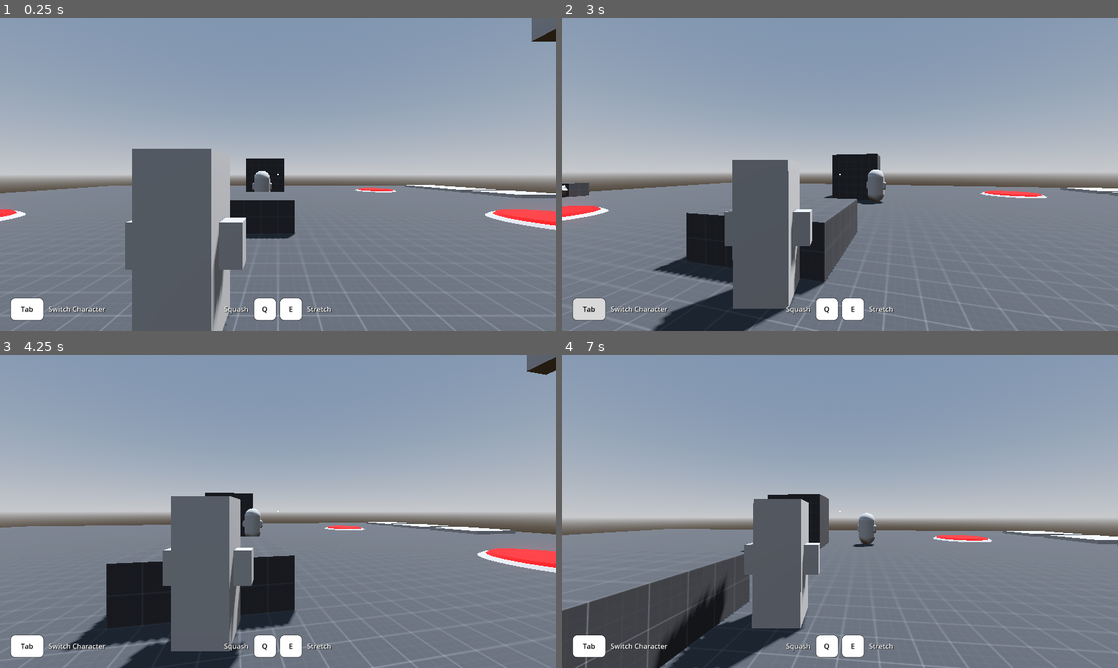
Above: before the commit, frames 1-4 (two rows, left to right).
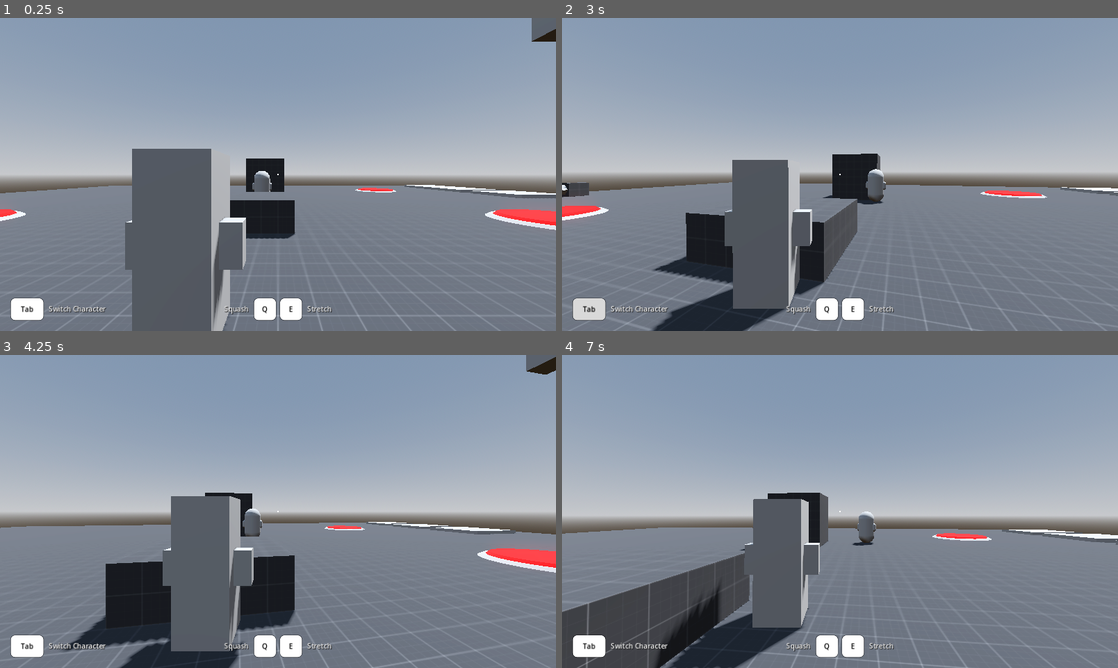
Above: after the commit, the same moments.

Repository: TheNickOfTime/design-challenge-jan
Game: Godot game, scene res://Scenes/test.tscn
The game is run twice, just before and just after one commit, with the same random seed, the same clock (stepped at 60 frames per second) and the same inputs.
Inputs (mouse positions are in pixels of both pictures, inside the frame that each line leads up to):
- Up to frame 1 (0.25 s): no input
- Up to frame 2 (3 s): move the mouse to (867, 174) at 0.52 s; hold F (character_command) 0.53-1.28 s; hold W (move_forward) from 0.53 s (still down); click (867, 174) at 0.67 s; move the mouse to (812, 174) at 1.27 s; tap Tab (character_switch) at 1.35, 2.85 s; click (812, 174) at 1.42 s; move the mouse to (851, 168) at 2.02 s; hold F (character_command) 2.03-2.78 s; click (851, 168) at 2.17 s; move the mouse to (834, 180) at 2.77 s; click (834, 180) at 2.92 s
- Up to frame 3 (4.25 s): keep holding W (move_forward); move the mouse to (316, 514) at 3.52 s; hold F (character_command) from 3.53 s (still down); click (316, 514) at 3.67 s
- Up to frame 4 (7 s): tap Enter at 4.25 s; move the mouse to (795, 508) at 4.27 s; release F (character_command) at 4.28 s; tap Tab (character_switch) at 4.35, 5.85 s; click (795, 508) at 4.42 s; move the mouse to (845, 511) at 5.02 s; hold F (character_command) 5.03-5.78 s; click (845, 511) at 5.17 s; move the mouse to (817, 505) at 5.77 s; release W (move_forward) at 5.78 s; hold D (move_right) 5.78-6.53 s; click (817, 505) at 5.92 s; move the mouse to (867, 511) at 6.52 s; hold W (move_forward) from 6.53 s (still down); hold F (character_command) from 6.53 s (still down); click (867, 511) at 6.67 s

The runs differ from the first frame. In frame 1, 0.2% of the frame differs, in the area x 3-60%, y 92-95%; in frame 2, 0.4%; in frame 3, 0.3%; in frame 4, 2.3%, in the area x 0-100%, y 44-100%.

Commit message:
Fixing character not activating triggers while dividing

Diff:
--- a/Prefab/Puzzle Pieces/trigger_button.tscn
+++ b/Prefab/Puzzle Pieces/trigger_button.tscn
@@ -62,7 +62,7 @@
 
 [node name="Trigger_Button" type="Area3D" node_paths=PackedStringArray("triggerable")]
 transform = Transform3D(1, 0, 0, 0, 1, 0, 0, 0, 1, 12.1, 0.5, 0)
-collision_mask = 6
+collision_mask = 38
 script = ExtResource("1_1riqd")
 triggerable = NodePath("../Node3D")
 trigger_method = 0
--- a/Prefab/dummy_character.tscn
+++ b/Prefab/dummy_character.tscn
@@ -26,24 +26,37 @@
 transform = Transform3D(1, 0, 0, 0, 1, 0, 0, 0, 1, 0, 1, 0)
 shape = SubResource("CapsuleShape3D_pwp1g")
 
-[node name="StaticBody3D" type="StaticBody3D" parent="."]
+[node name="Dummy_Body" type="RigidBody3D" parent="." groups=["Character"]]
+collision_layer = 32
+collision_mask = 3
+axis_lock_linear_x = true
+axis_lock_linear_y = true
+axis_lock_linear_z = true
+axis_lock_angular_x = true
+axis_lock_angular_y = true
+axis_lock_angular_z = true
+gravity_scale = 0.0
+sleeping = true
+lock_rotation = true
+freeze = true
+freeze_mode = 1
 
-[node name="MeshInstance3D" type="MeshInstance3D" parent="StaticBody3D"]
+[node name="MeshInstance3D" type="MeshInstance3D" parent="Dummy_Body"]
 transform = Transform3D(1, 0, 0, 0, 1, 0, 0, 0, 1, 0, 0.5, 0)
 mesh = SubResource("CapsuleMesh_oyeu5")
 skeleton = NodePath("../..")
 
-[node name="Temp_Arm_01" type="MeshInstance3D" parent="StaticBody3D/MeshInstance3D"]
+[node name="Temp_Arm_01" type="MeshInstance3D" parent="Dummy_Body/MeshInstance3D"]
 transform = Transform3D(1, 0, 0, 0, 1, 0, 0, 0, 1, 0.5, 0, 0)
 mesh = SubResource("CapsuleMesh_yr2ff")
 skeleton = NodePath("../..")
 
-[node name="Temp_Arm_02" type="MeshInstance3D" parent="StaticBody3D/MeshInstance3D"]
+[node name="Temp_Arm_02" type="MeshInstance3D" parent="Dummy_Body/MeshInstance3D"]
 transform = Transform3D(1, 0, 0, 0, 1, 0, 0, 0, 1, -0.5, 0, 0)
 mesh = SubResource("CapsuleMesh_yr2ff")
 skeleton = NodePath("../..")
 
-[node name="CollisionShape3D" type="CollisionShape3D" parent="StaticBody3D"]
+[node name="CollisionShape3D" type="CollisionShape3D" parent="Dummy_Body"]
 transform = Transform3D(1, 0, 0, 0, 1, 0, 0, 0, 1, 0, 0.5, 0)
 shape = SubResource("CylinderShape3D_solm7")
 
--- a/Scenes/test.tscn
+++ b/Scenes/test.tscn
@@ -77,6 +77,12 @@
 }
 point_count = 2
 
+[sub_resource type="ConvexPolygonShape3D" id="ConvexPolygonShape3D_lhq8o"]
+points = PackedVector3Array(0.25, 0.25, 0.125, 0.25, 0.25, -0.125, -0.25, 0.25, 0.125, 0.25, -0.25, 0.125, 0.25, -0.25, -0.125, -0.25, 0.25, -0.125, -0.25, -0.25, 0.125, -0.25, -0.25, -0.125)
+
+[sub_resource type="BoxMesh" id="BoxMesh_iop3r"]
+size = Vector3(0.5, 0.5, 0.25)
+
 [sub_resource type="Curve3D" id="Curve3D_8iwyr"]
 _data = {
 "points": PackedVector3Array(0, 0, 0, 0, 0, 0, 0, 0, 0, 0, 0, 0, 0, 0, 0, -3, 0, 0, 0, 0, 0, 0, 0, 0, -3, 0, 5, 0, 0, 0, 0, 0, 0, -6, 0, 5),
@@ -84,11 +90,12 @@
 }
 point_count = 4
 
-[sub_resource type="ConvexPolygonShape3D" id="ConvexPolygonShape3D_lhq8o"]
-points = PackedVector3Array(0.25, 0.25, 0.125, 0.25, 0.25, -0.125, -0.25, 0.25, 0.125, 0.25, -0.25, 0.125, 0.25, -0.25, -0.125, -0.25, 0.25, -0.125, -0.25, -0.25, 0.125, -0.25, -0.25, -0.125)
-
-[sub_resource type="BoxMesh" id="BoxMesh_iop3r"]
-size = Vector3(0.5, 0.5, 0.25)
+[sub_resource type="Curve3D" id="Curve3D_5eudy"]
+_data = {
+"points": PackedVector3Array(0, 0, 0, 0, 0, 0, 0, 0, 0, 0, 0, 0, 0, 0, 0, 1, 0, 0, 0, 0, 0, 0, 0, 0, 1, 0, 5, 0, 0, 0, 0, 0, 0, -2, 0, 5),
+"tilts": PackedFloat32Array(0, 0, 0, 0)
+}
+point_count = 4
 
 [sub_resource type="StandardMaterial3D" id="StandardMaterial3D_lxk3j"]
 transparency = 1
@@ -115,13 +122,6 @@
 [sub_resource type="ConvexPolygonShape3D" id="ConvexPolygonShape3D_lwhdt"]
 points = PackedVector3Array(0, -0.25, -0.5, -0.5, -0.25, 0, 0, 0.25, 0, 0.5, -0.25, 0, 0, -0.25, 0.5)
 
-[sub_resource type="Curve3D" id="Curve3D_5eudy"]
-_data = {
-"points": PackedVector3Array(0, 0, 0, 0, 0, 0, 0, 0, 0, 0, 0, 0, 0, 0, 0, 1, 0, 0, 0, 0, 0, 0, 0, 0, 1, 0, 5, 0, 0, 0, 0, 0, 0, -2, 0, 5),
-"tilts": PackedFloat32Array(0, 0, 0, 0)
-}
-point_count = 4
-
 [node name="Node3D" type="Node3D"]
 
 [node name="WorldEnvironment" type="WorldEnvironment" parent="."]
@@ -269,78 +269,81 @@
 [node name="Triggerable_Door" parent="Group 4" instance=ExtResource("11_7x5cu")]
 transform = Transform3D(1, 0, 0, 0, 1, 0, 0, 0, 1, 2.5, 0.5, 15)
 
-[node name="Test_Cube" parent="." instance=ExtResource("11_q67xt")]
-process_mode = 4
-
-[node name="Trigger_Button" parent="." node_paths=PackedStringArray("triggerable", "power_line") instance=ExtResource("8_ilwf5")]
+[node name="Group_5" type="Node3D" parent="."]
 transform = Transform3D(1, 0, 0, 0, 1, 0, 0, 0, 1, -11.5, 0.5, 0)
+
+[node name="Trigger_Button" parent="Group_5" node_paths=PackedStringArray("triggerable", "power_line") instance=ExtResource("8_ilwf5")]
+transform = Transform3D(1, 0, 0, 0, 1, 0, 0, 0, 1, 0, 0, 0)
 triggerable = NodePath("../Triggerable_Beam")
-power_line = NodePath("../Power_Line")
-
-[node name="Power_Line" parent="." instance=ExtResource("9_pkmq6")]
-transform = Transform3D(1, 0, 0, 0, 1, 0, 0, 0, 1, -14, 0.5, 0)
-curve = SubResource("Curve3D_8iwyr")
-
-[node name="Trigger_Beam" type="Area3D" parent="." node_paths=PackedStringArray("triggerable", "power_line")]
-transform = Transform3D(1, 0, 0, 0, 1, 0, 0, 0, 1, -21, 1, -4.5)
+power_line = NodePath("../Power_Line_01")
+
+[node name="Trigger_Beam" type="Area3D" parent="Group_5" node_paths=PackedStringArray("triggerable", "power_line")]
+transform = Transform3D(1, 0, 0, 0, 1, 0, 0, 0, 1, -9.5, 0.5, -4.5)
 collision_layer = 17
 collision_mask = 16
 script = ExtResource("13_fhe6q")
 triggerable = NodePath("../Triggerable_Door")
-power_line = NodePath("../Power_Line2")
+power_line = NodePath("../Power_Line_02")
 trigger_method = 1
 
-[node name="CollisionShape3D" type="CollisionShape3D" parent="Trigger_Beam"]
+[node name="CollisionShape3D" type="CollisionShape3D" parent="Group_5/Trigger_Beam"]
 transform = Transform3D(0.707107, 0.707107, 0, -0.707107, 0.707107, 0, 0, 0, 1, 0, 0, 0.125)
 shape = SubResource("ConvexPolygonShape3D_lhq8o")
 
-[node name="Mesh" type="StaticBody3D" parent="Trigger_Beam"]
+[node name="Mesh" type="StaticBody3D" parent="Group_5/Trigger_Beam"]
 collision_layer = 17
 collision_mask = 16
 
-[node name="MeshInstance3D" type="MeshInstance3D" parent="Trigger_Beam/Mesh"]
+[node name="MeshInstance3D" type="MeshInstance3D" parent="Group_5/Trigger_Beam/Mesh"]
 transform = Transform3D(0.707107, 0.707107, 0, -0.707107, 0.707107, 0, 0, 0, 1, 0, 0, 0.125)
 mesh = SubResource("BoxMesh_iop3r")
 
-[node name="CollisionShape3D" type="CollisionShape3D" parent="Trigger_Beam/Mesh"]
+[node name="CollisionShape3D" type="CollisionShape3D" parent="Group_5/Trigger_Beam/Mesh"]
 transform = Transform3D(0.707107, 0.707107, 0, -0.707107, 0.707107, 0, 0, 0, 1, 0, 0, 0.125)
 shape = SubResource("ConvexPolygonShape3D_lhq8o")
 
-[node name="Triggerable_Beam" type="Node3D" parent="."]
-transform = Transform3D(-1, 0, -8.74228e-08, 0, 1, 0, 8.74228e-08, 0, -1, -21, 1, 4.5)
+[node name="Power_Line_01" parent="Group_5" instance=ExtResource("9_pkmq6")]
+transform = Transform3D(1, 0, 0, 0, 1, 0, 0, 0, 1, -2.5, 0, 0)
+curve = SubResource("Curve3D_8iwyr")
+
+[node name="Power_Line_02" parent="Group_5" instance=ExtResource("9_pkmq6")]
+transform = Transform3D(1, 0, 0, 0, 1, 0, 0, 0, 1, -8.5033, 0.00169301, -4.99726)
+curve = SubResource("Curve3D_5eudy")
+
+[node name="Triggerable_Beam" type="Node3D" parent="Group_5"]
+transform = Transform3D(-1, 0, -8.74228e-08, 0, 1, 0, 8.74228e-08, 0, -1, -9.5, 0.5, 4.5)
 script = ExtResource("13_ddtbi")
 
-[node name="Beam" type="Area3D" parent="Triggerable_Beam" groups=["Beam"]]
+[node name="Beam" type="Area3D" parent="Group_5/Triggerable_Beam" groups=["Beam"]]
 transform = Transform3D(1, 0, 0, 0, 1, 0, 0, 0, 1, 0, 0, 0.5)
 collision_layer = 16
 collision_mask = 6
 
-[node name="MeshInstance3D" type="MeshInstance3D" parent="Triggerable_Beam/Beam"]
+[node name="MeshInstance3D" type="MeshInstance3D" parent="Group_5/Triggerable_Beam/Beam"]
 mesh = SubResource("BoxMesh_v4uyk")
 skeleton = NodePath("../../Beam_Origin")
 
-[node name="CollisionShape3D" type="CollisionShape3D" parent="Triggerable_Beam/Beam"]
+[node name="CollisionShape3D" type="CollisionShape3D" parent="Group_5/Triggerable_Beam/Beam"]
 shape = SubResource("BoxShape3D_5wxkn")
 
-[node name="Beam_Origin" type="StaticBody3D" parent="Triggerable_Beam"]
+[node name="Beam_Origin" type="StaticBody3D" parent="Group_5/Triggerable_Beam"]
 transform = Transform3D(-1, 0, -8.74228e-08, 0, 1, 0, 8.74228e-08, 0, -1, 0, 0, 0)
 
-[node name="MeshInstance3D" type="MeshInstance3D" parent="Triggerable_Beam/Beam_Origin"]
+[node name="MeshInstance3D" type="MeshInstance3D" parent="Group_5/Triggerable_Beam/Beam_Origin"]
 transform = Transform3D(1, 0, 0, 0, -4.37114e-08, 1, 0, -1, -4.37114e-08, 0, 0, -0.25)
 mesh = SubResource("CylinderMesh_h6k7t")
 
-[node name="CollisionShape3D" type="CollisionShape3D" parent="Triggerable_Beam/Beam_Origin"]
+[node name="CollisionShape3D" type="CollisionShape3D" parent="Group_5/Triggerable_Beam/Beam_Origin"]
 transform = Transform3D(1, 0, 0, 0, -4.37114e-08, 1, 0, -1, -4.37114e-08, 0, 0, -0.25)
 shape = SubResource("ConvexPolygonShape3D_lwhdt")
 
-[node name="RayCast3D" type="RayCast3D" parent="Triggerable_Beam"]
+[node name="RayCast3D" type="RayCast3D" parent="Group_5/Triggerable_Beam"]
 transform = Transform3D(1, 0, 0, 0, 1, 0, 0, 0, 1, 0, 0, 0.5)
 target_position = Vector3(0, 0, 9)
 collision_mask = 22
 
-[node name="Triggerable_Door" parent="." instance=ExtResource("11_7x5cu")]
-transform = Transform3D(1, 0, 0, 0, 1, 0, 0, 0, 1, -23, 0.5, 0)
-
-[node name="Power_Line2" parent="." instance=ExtResource("9_pkmq6")]
-transform = Transform3D(1, 0, 0, 0, 1, 0, 0, 0, 1, -20.0033, 0.501693, -4.99726)
-curve = SubResource("Curve3D_5eudy")
+[node name="Triggerable_Door" parent="Group_5" instance=ExtResource("11_7x5cu")]
+transform = Transform3D(1, 0, 0, 0, 1, 0, 0, 0, 1, -11.5, 0, 0)
+
+[node name="Test_Cube" parent="." instance=ExtResource("11_q67xt")]
+process_mode = 4
--- a/Scripts/Character.gd
+++ b/Scripts/Character.gd
@@ -137,19 +137,24 @@
 		$CollisionShape3D.shape.height = 1.0
 		$CollisionShape3D.position.y = 0.5
 
+		# Spawn dummy character
+		var dummy_character = preview_character.instantiate()
+		dummy_character.transform = starting_trans
+		dummy_character.name = "Character_Dummy"
+		dummy_character.spawned_character.connect(_on_preview_character_spawned_character)
+		get_parent().add_child(dummy_character)
+
+		await get_tree().physics_frame
+
 		var tween_position = get_tree().create_tween()
-		tween_position.tween_property(self, "position", position + Vector3.UP, 0.25)
 		var tween_camera_offset = get_tree().create_tween()
 		var new_camera_offset = Vector3(0, 0.8, 0)
+		tween_position.tween_property(self, "position", position + Vector3.UP, 0.25)
 		tween_camera_offset.tween_property(self, "camera_offset", new_camera_offset, 0.25)
 		await tween_position.finished
 
-		# Spawn dummy character
-		var dummy_character = preview_character.instantiate()
-		# dummy_character.position = starting_pos
-		dummy_character.transform = starting_trans
-		get_parent().add_child(dummy_character)
-		dummy_character.spawned_character.connect(_on_preview_character_spawned_character)
+		dummy_character.get_node("Dummy_Body").collision_layer = self.collision_layer
+		dummy_character.get_node("Dummy_Body").collision_mask = self.collision_mask
 
 		var tween_body_scale = get_tree().create_tween()
 		tween_body_scale.tween_property(decoy_body, "scale", Vector3.ZERO, 0.25)
--- a/Scripts/Controller.gd
+++ b/Scripts/Controller.gd
@@ -78,6 +78,12 @@
 		if event is InputEventMouseMotion:
 			look_direction = event.relative
 
+	if event is InputEventMouseButton:
+		print(event.button_index)
+		if (event as InputEventMouseButton).button_index == 1:
+			if Input.mouse_mode == Input.MOUSE_MODE_VISIBLE:
+				Input.mouse_mode = Input.MOUSE_MODE_CAPTURED
+
 
 func input_poll():
 	if can_move_character:
--- a/Scripts/split_preview.gd
+++ b/Scripts/Split_Preview.gd
@@ -4,6 +4,9 @@
 
 @export var base_character : PackedScene
 
+@onready var dummy_body : RigidBody3D = $Dummy_Body
+@onready var original_col_mask : int = dummy_body.collision_mask
+@onready var original_col_layer : int = dummy_body.collision_layer
 
 func _on_body_exited(body:Node3D):
 	if body.is_in_group("Character"):
@@ -12,10 +15,13 @@
 func spawn_character():
 	var new_character : PlayerCharacter = base_character.instantiate()
 	new_character.transform = transform
-	$StaticBody3D.queue_free()
 
-	await get_tree().process_frame
+	dummy_body.collision_mask = original_col_mask
+	dummy_body.collision_layer = original_col_layer
 
+	await get_tree().physics_frame
+
+	dummy_body.queue_free()
 	get_parent().add_child(new_character)
 	spawned_character.emit(new_character)
 	print("Spawned real character")
--- a/project.godot
+++ b/project.godot
@@ -23,6 +23,7 @@
 
 window/size/viewport_width=1280
 window/size/viewport_height=720
+window/stretch/mode="canvas_items"
 
 [input]
 
@@ -83,6 +84,7 @@
 3d_physics/layer_3="Player"
 3d_physics/layer_4="Camera"
 3d_physics/layer_5="Beam"
+3d_physics/layer_6="Dummy"
 
 [rendering]
 
